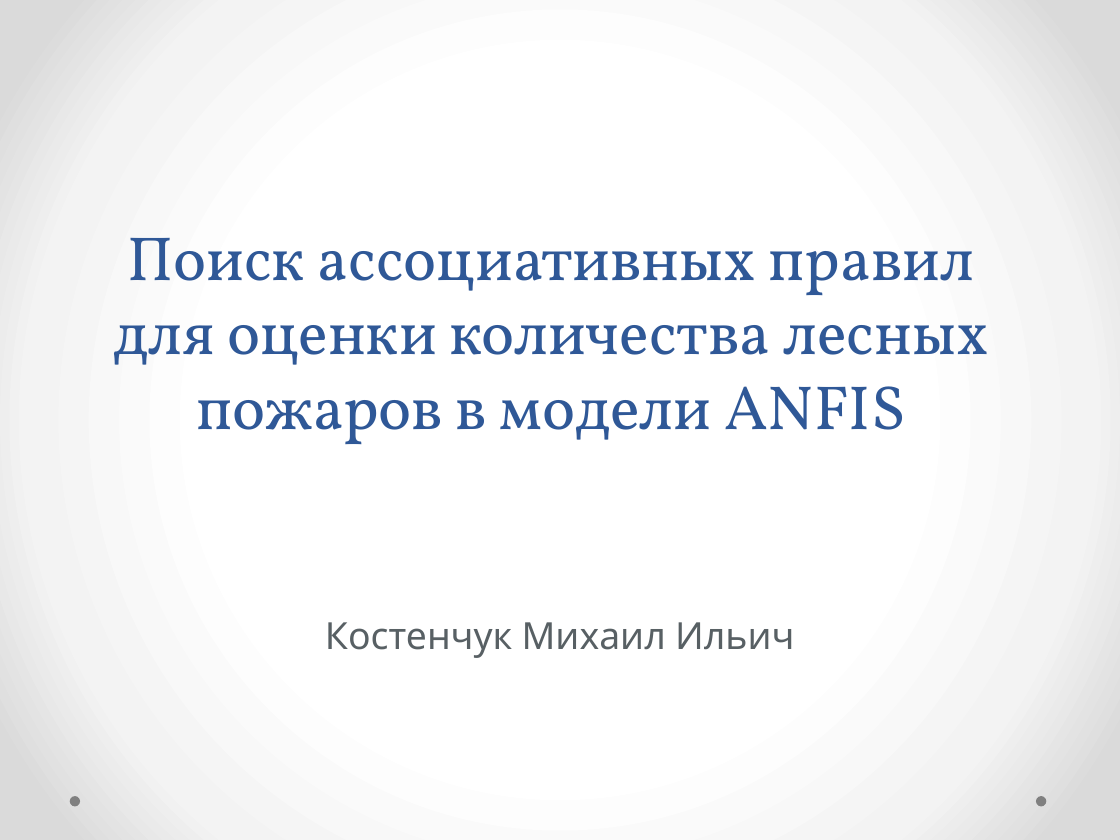
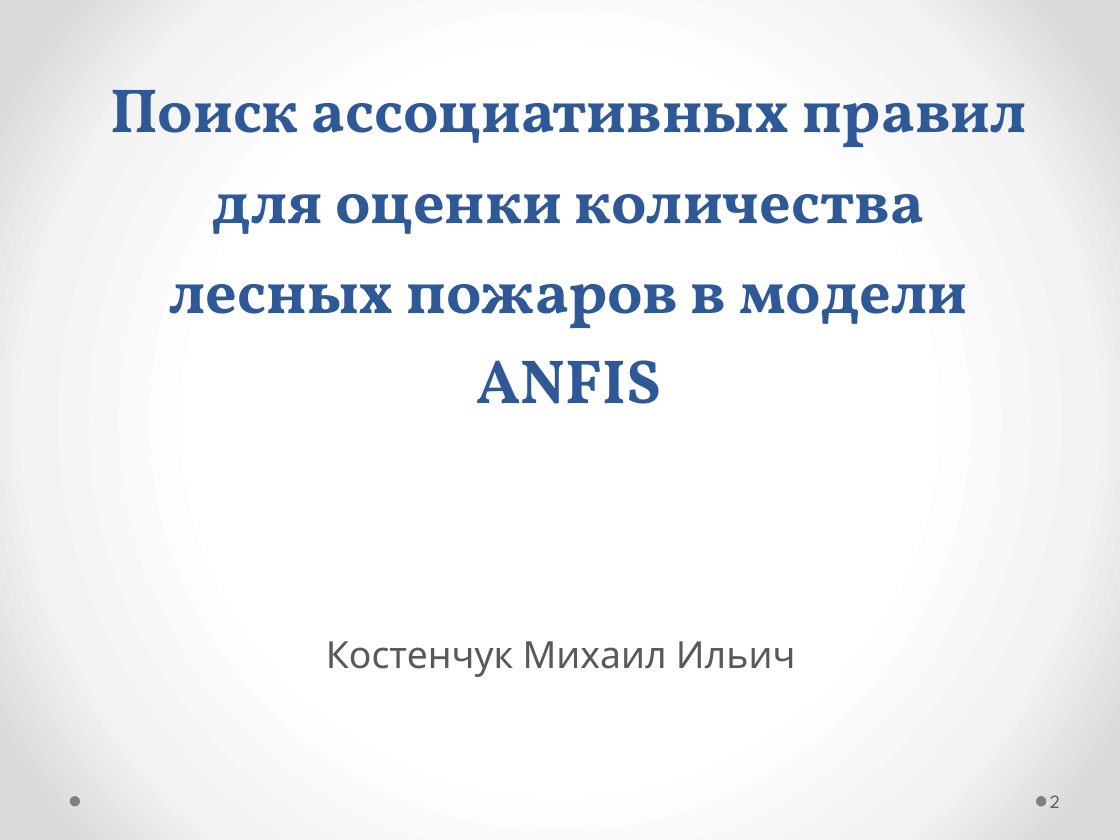
Before and after one commit to kmi9work/Fires, a slide deck: slide 2 of Apriori/my_tex/Поиск ассоциативных правил_Apriori.pptx (slide 1 before the commit). Drawn at 1120x840 pixels with LibreOffice and Linux fonts; fonts in the diff are those of the drawing. Boxes give left, top, right and bottom in pixels: in the first picture for what was removed or moved away, otherwise in the second. Text is boxed around its words. In the diff, an @@ line names an element or a change of style, - is before the commit and + after.

```diff
--- a/Apriori/my_tex/Поиск ассоциативных правил_Apriori.pptx
+++ b/Apriori/my_tex/Поиск ассоциативных правил_Apriori.pptx
@@ text "Поиск ассоциативных правил для оценки ...": place and size @@
-text "Поиск ассоциативных правил для оценки ..." at [113,237,988,444]
+text "Поиск ассоциативных правил для оценки ..." at [110,89,1027,329]
@@ text "Поиск ассоциативных правил для оценки ..." at [110,89,1027,329]: bold on; line spacing 1 to 58pt; vertical alignment bottom to top @@
@@ text "Костенчук Михаил Ильич": place and size @@
-text "Костенчук Михаил Ильич" at [325,622,794,658]
+text "Костенчук Михаил Ильич" at [326,641,795,677]
@@ text "Костенчук Михаил Ильич" at [326,641,795,677]: text colour #586064 to #595959 @@
@@ page number added at [1050,795,1060,808], 12 pt, text #595959 @@
+2
```
Also in this commit, not shown: 2 other slides changed, 1 slide added, 3 other files.
